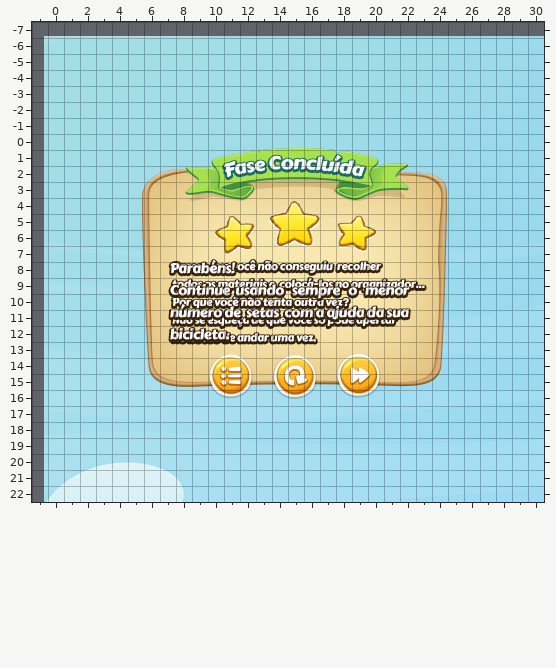
A Tiled map (JSON) gets an edit: tiled/feedback.json. That is the earlier state.
Cells are 16x16 px. Shown: x -1..30, y -7..22.
The same view after the edit:
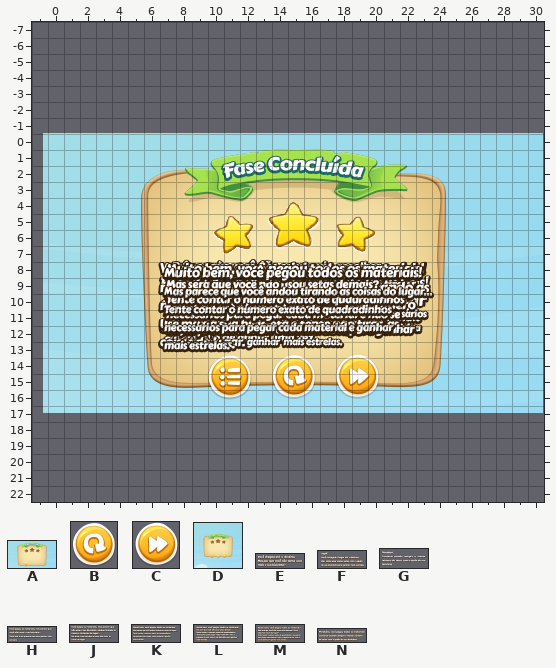
Key: from "background": A 0 "background", B 1 "repeatButton", C 2 "forwardButton"; from "backgroung": D 0 "gui"; from "house": E 0 "house_1stars", F 1 "house_2stars", G 2 "house_3stars"; from "school": H 1 "school_1star_msg1", J 2 "school_1star_msg2", K 3 "school_2stars_msg1", L 4 "school_2stars_msg2", M 5 "school_2stars_msg3", N 6 "school_3stars_msg1".
Objects are placed by their top-left corner, in cells (3,4 is the top-left corner of cell 3,4); size is 1x1 cell unless given.
Change:
Layer "background":
added: A "background" at -0.3,-0.1 size 31.2x17.5
removed: D "background" at -0.2,-6.1 size 31.2x29.1
Layer "repeat":
added: B "repeat" at 13.9,13.8 size 2.9x2.9
Layer "forward":
added: C "forward" at 17.9,13.8 size 2.9x2.9
Layer "house" (now shown):
added: E "house_1stars" at 7.1,8.3 size 17.1x4.3
added: F "house_2stars" at 6.7,7.8 size 17.1x5.2
added: G "house_3stars" at 7.3,7.2 size 16.5x6.6
Layer "school":
added: N "school_3stars_msg1" at 6.7,8.2 size 17.5x4.8
added: H "school_1star_msg1" at 6.8,8 size 18.1x5.6
added: M "school_2stars_msg3" at 6.8,7.4 size 18.1x6.4
added: J "school_1star_msg2" at 6.5,7.7 size 18.1x6.2
added: L "school_2stars_msg2" at 6.6,7.6 size 18.1x6.4
added: K "school_2stars_msg1" at 6.9,7.8 size 18.1x6.4
removed: G "house_3stars" at 6.9,7.2 size 16.5x6.6
